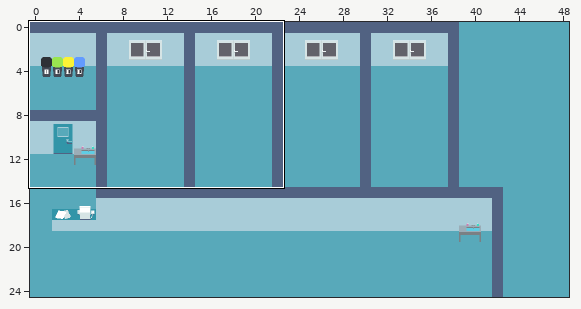
Two states of a Tiled map, resources/level/hospital.tmx. The first picture is a wide view before the edit; the outline marks the close-up.
Close-up. Earlier state:
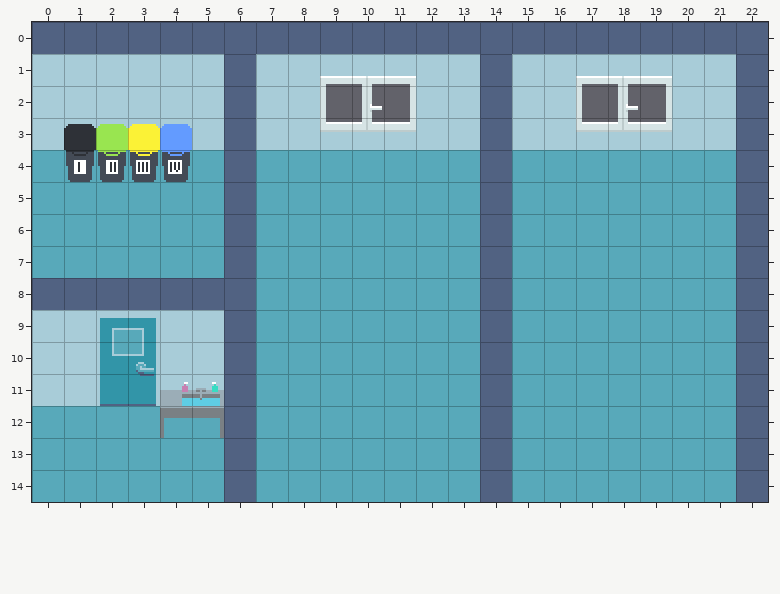
Cells are 16x16 px. Shown: x 0..22, y 0..14.
Once edited:
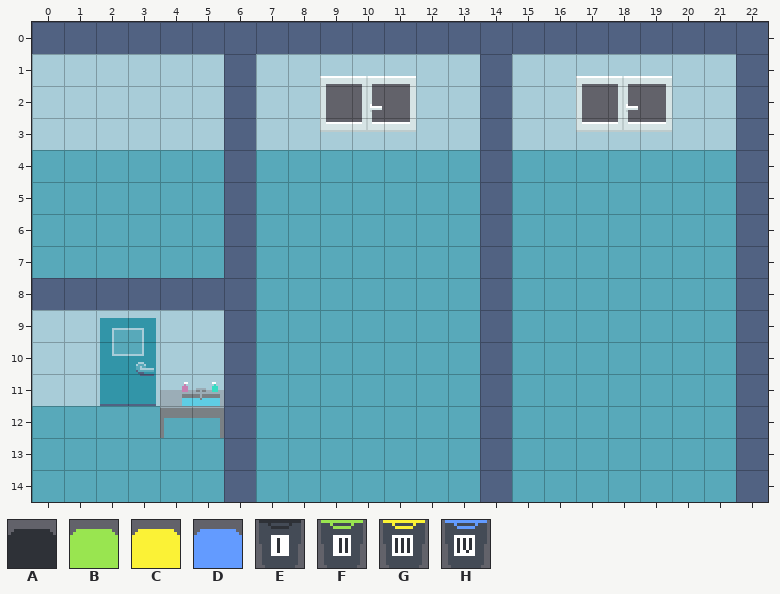
Key: from "sprites": A 66, B 67, C 68, D 69, E 76, F 77, G 78, H 79.
_ is an empty cell.
From old to new:
Layer "Items":
y 3: x 1..4 ABCD -> ____
y 4: x 1..4 EFGH -> ____
